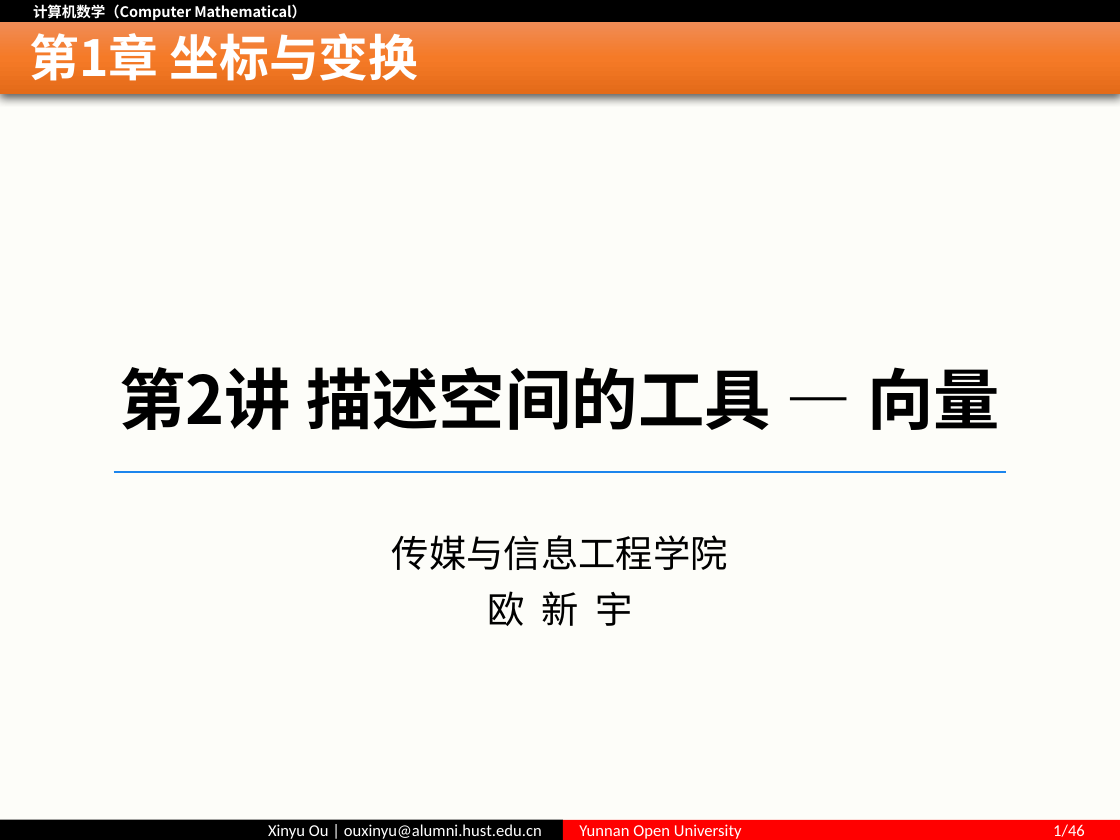
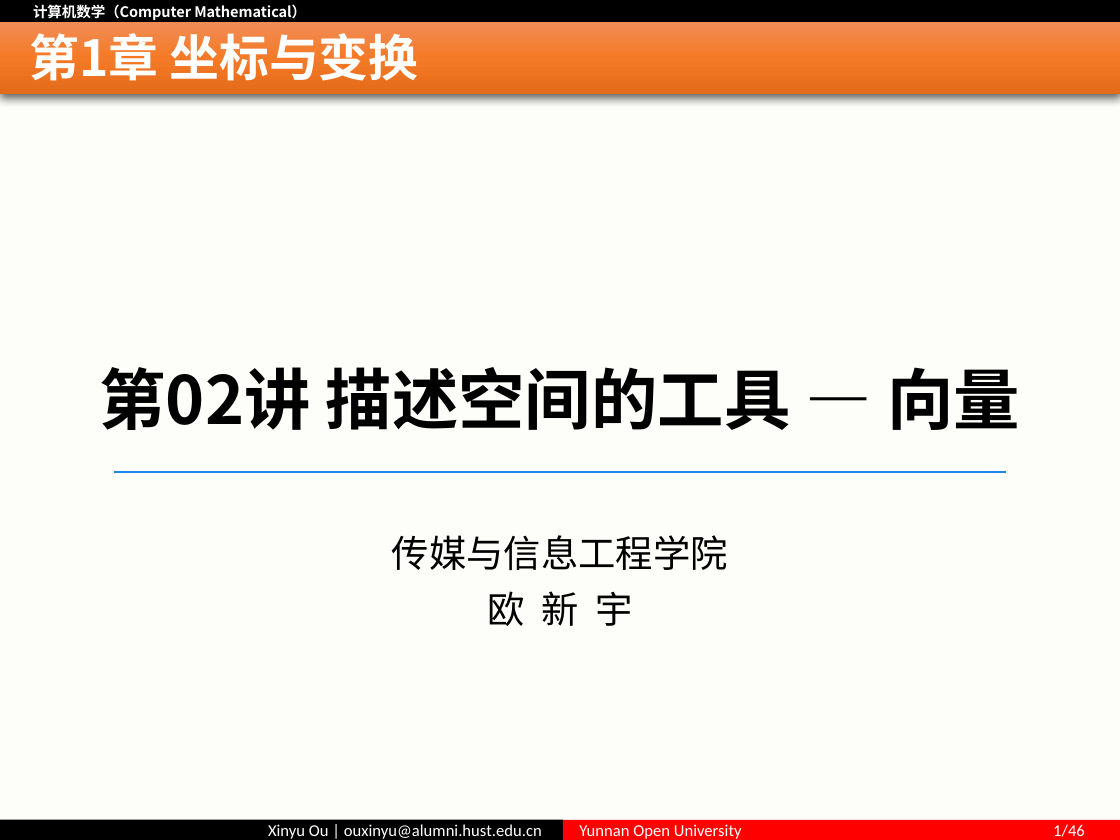
Before and after one commit to ouxinyu/Teaching, a slide deck: slide 1 of ComputerMath/PPT/第02讲 描述空间的工具—向量.pptx. Drawn at 1120x840 pixels with LibreOffice and Linux fonts; fonts in the diff are those of the drawing; background and template pictures are left out. Boxes give left, top, right and bottom in pixels: in the first picture for what was removed or moved away, otherwise in the second. Text is boxed around its words. In the diff, an @@ line names an element or a change of style, - is before the commit and + after.

```diff
--- a/ComputerMath/PPT/第02讲 描述空间的工具—向量.pptx
+++ b/ComputerMath/PPT/第02讲 描述空间的工具—向量.pptx
@@ text at bbox=[99, 367, 1020, 430]: text changed @@
-第2讲 描述空间的工具 — 向量
+第02讲 描述空间的工具 — 向量
```
Also in this commit, not shown: 4 other files.
